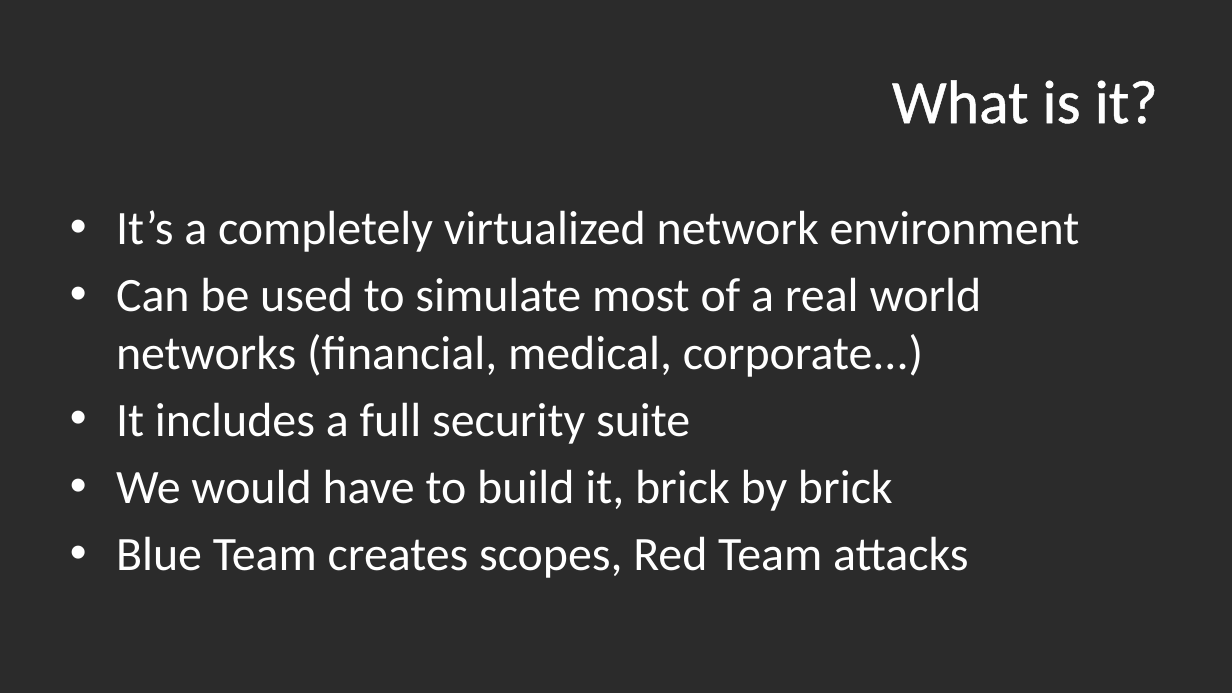
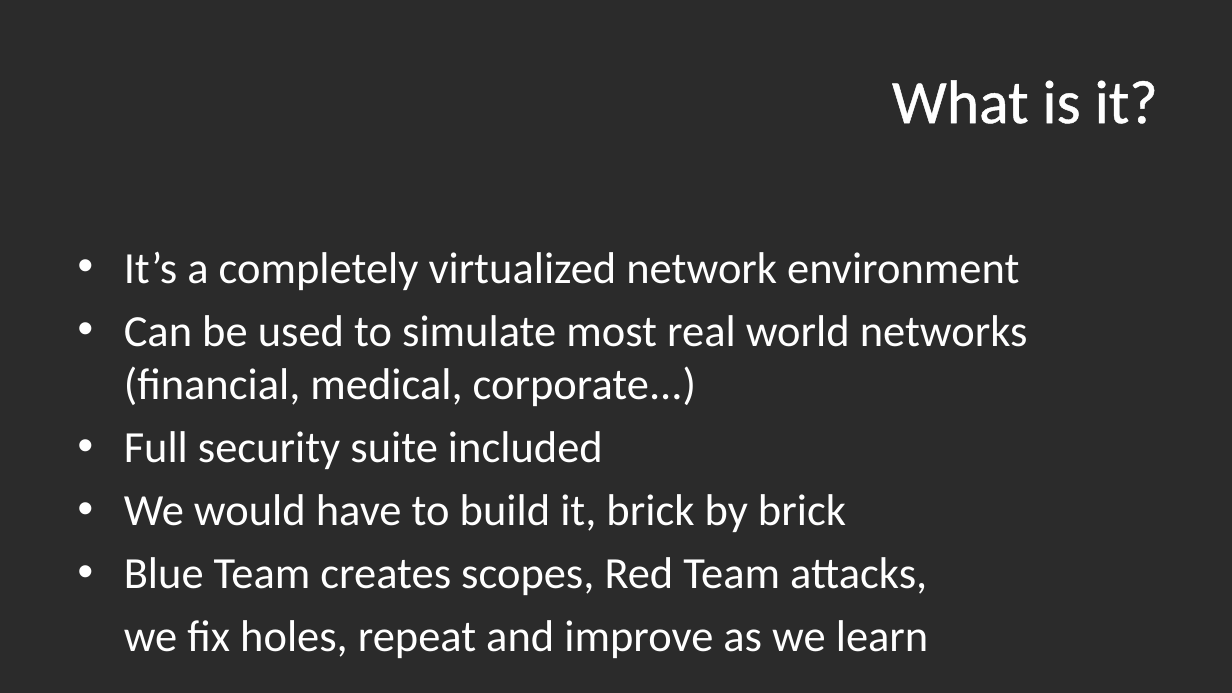
Before and after one commit to sreilly1977/dlh-cyber_security, a slide deck: slide 2 of notes/Security_Infra_Project_For_CS_Academy.odp. Drawn at 1232x693 pixels with LibreOffice and Linux fonts; fonts in the diff are those of the drawing; background and template pictures are left out; a plain dark background stands for a picture behind light text. Boxes give left, top, right and bottom in pixels: in the first picture for what was removed or moved away, otherwise in the second. Text is boxed around its words. In the diff, an @@ line names an element or a change of style, - is before the commit and + after.

Commit message:
Updated presentation

```diff
--- a/notes/Security_Infra_Project_For_CS_Academy.odp
+++ b/notes/Security_Infra_Project_For_CS_Academy.odp
@@ text "It’s a completely virtualized network ...": place and size @@
-text "It’s a completely virtualized network ..." at bbox=[116, 210, 1080, 578]
+text "It’s a completely virtualized network ..." at bbox=[124, 251, 1028, 658]
@@ text at bbox=[124, 251, 1019, 532]: size 28 to 26 pt in "It’s a completely virtualized network environment", "We would have to build it, brick ..." @@
@@ text at bbox=[124, 315, 1028, 469]: text changed; size 28 to 26 pt @@
-• Can be used to simulate most of a real world networks (financial, medical, corporate...)
-• It includes a full security suite
+• Can be used to simulate most real world networks (financial, medical, corporate...)
+• Full security suite included
@@ text at bbox=[124, 557, 928, 658]: text changed; size 28 to 26 pt @@
-• Blue Team creates scopes, Red Team attacks
+• Blue Team creates scopes, Red Team attacks,
+we fix holes, repeat and improve as we learn
```
Also in this commit, not shown: 1 other slide changed, 1 slide removed, 1 other file.
